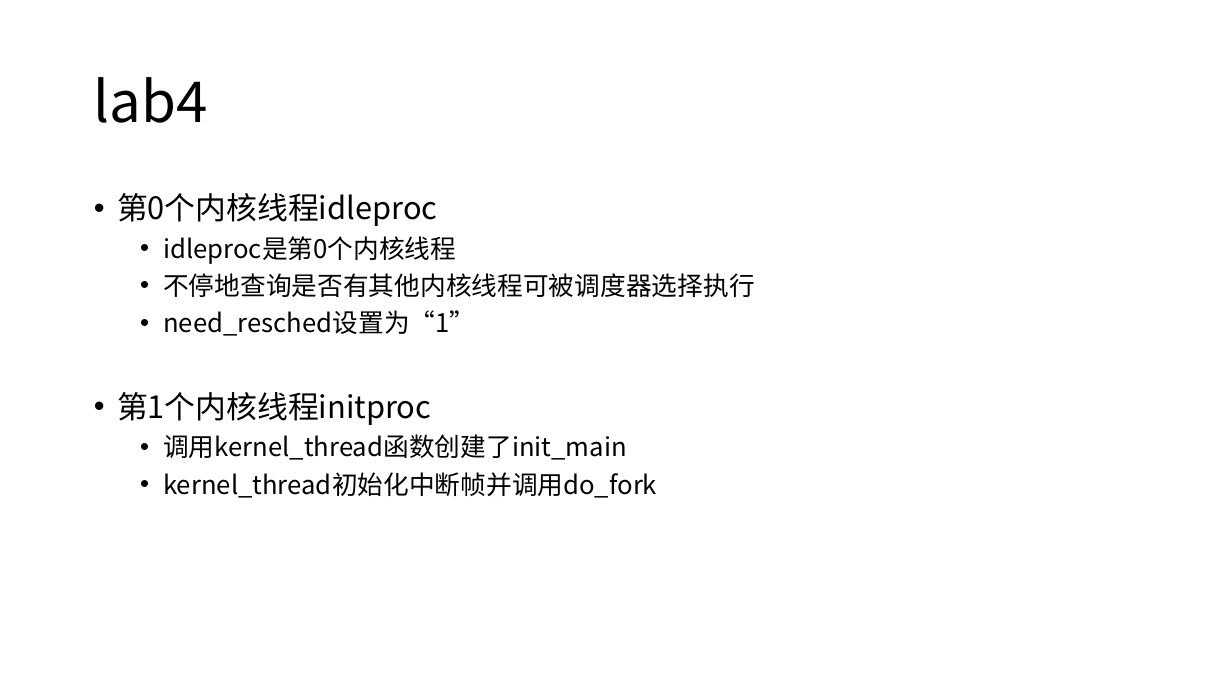
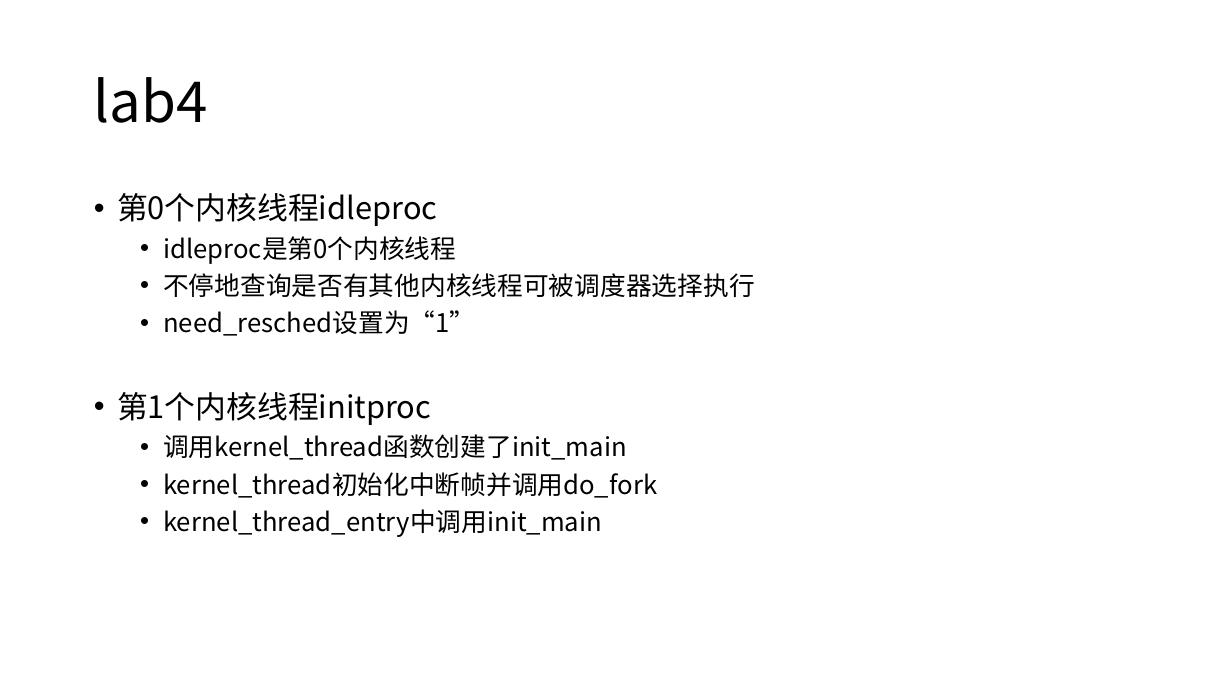
Before and after one commit to yuhao0102/aos_readlist, a slide deck: slide 14 of Project Proposal.pptx. Drawn at 1232x693 pixels with LibreOffice and Linux fonts; fonts in the diff are those of the drawing. Boxes give left, top, right and bottom in pixels: in the first picture for what was removed or moved away, otherwise in the second. Text is boxed around its words. In the diff, an @@ line names an element or a change of style, - is before the commit and + after.

```diff
--- a/Project Proposal.pptx
+++ b/Project Proposal.pptx
@@ text at (163, 509, 602, 537): paragraph added @@
+  • kernel_thread_entry中调用init_main
```
Also in this commit, not shown: 9 other slides changed, 1 slide added, 6 other files.
